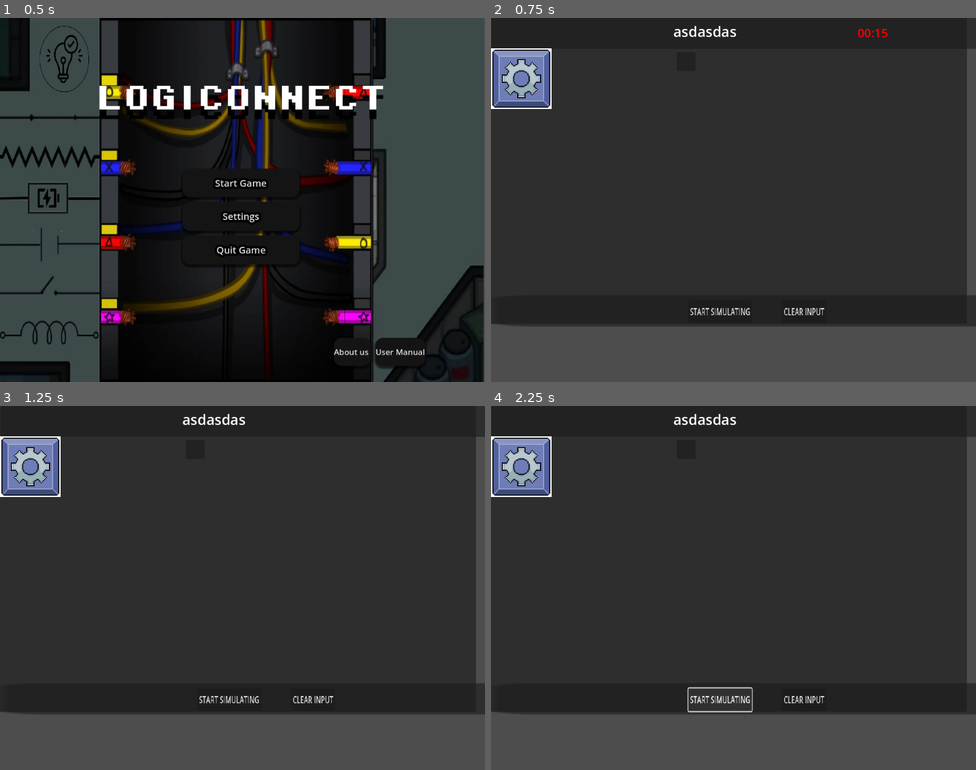
Above: before the commit, frames 1-4 (two rows, left to right).
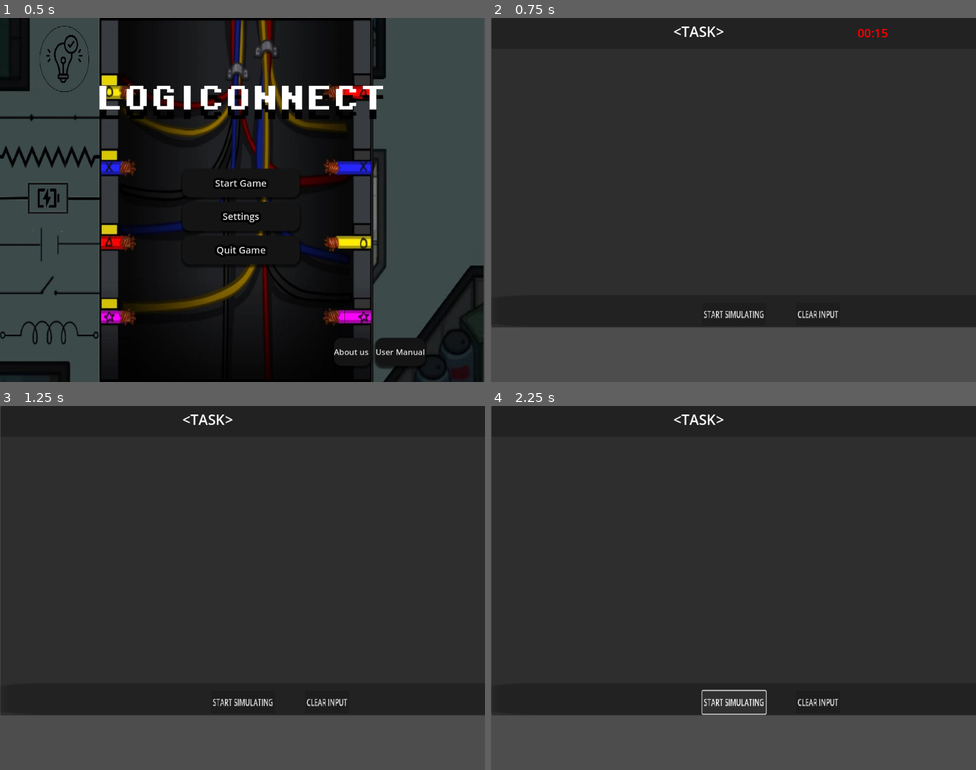
Above: after the commit, the same moments.

Repository: kurtseles090805/SD-PROJECT-GODOT
Game: Godot game, scene res://scenes/Home_Screen.tscn
The game is run twice, just before and just after one commit, with the same random seed, the same clock (stepped at 60 frames per second) and the same inputs.
Inputs:
- Up to frame 1 (0.5 s): no input
- Up to frame 2 (0.75 s): click "Start Game" at 0.5 s
- Up to frame 3 (1.25 s): no input
- Up to frame 4 (2.25 s): click "CLEAR INPUT" at 1.25 s; click "START SIMULATING" at 2 s

Frame 1 is identical in both runs. In frame 2, 4.2% of the frame differs, in the area x 0-100%, y 0-85%; in frame 3, 4.2%; in frame 4, 4.5%.

Commit message:
code
wala to

Diff:
--- a/scenes/UPDATED SCENE GAME.tscn
+++ b/scenes/UPDATED SCENE GAME.tscn
@@ -1,8 +1,6 @@
-[gd_scene load_steps=5 format=3 uid="uid://d0ggc5eile3fx"]
+[gd_scene load_steps=3 format=3 uid="uid://d0ggc5eile3fx"]
 
 [ext_resource type="Script" path="res://UPDATED SCENE GAME.gd" id="1_8yfa2"]
-[ext_resource type="PackedScene" uid="uid://bkrj6e6dse2oh" path="res://scenes/drag comp.tscn" id="2_d44vy"]
-[ext_resource type="Texture2D" uid="uid://dgooji2i4udgd" path="res://assets/sprites/26f1db3f-a7cd-405c-aeb4-c0cc3df7e9bc (1).jpg" id="3_1scrj"]
 
 [sub_resource type="GDScript" id="GDScript_yok0s"]
 script/source = "extends Label
@@ -28,10 +26,8 @@
 
 [node name="PANEL SCREEN" type="Panel" parent="."]
 layout_mode = 0
-offset_left = -145.0
-offset_top = -8.0
-offset_right = 1004.0
-offset_bottom = 645.0
+offset_right = 1149.0
+offset_bottom = 653.0
 
 [node name="TOP BOX" type="Panel" parent="."]
 layout_mode = 0
@@ -45,7 +41,7 @@
 offset_right = 517.0
 offset_bottom = 49.0
 theme_override_font_sizes/font_size = 30
-text = "asdasdas"
+text = "<TASK>"
 
 [node name="TimerBox" type="Label" parent="TOP BOX"]
 layout_mode = 0
@@ -65,7 +61,7 @@
 offset_right = 9.0
 offset_bottom = 11.0
 theme_override_font_sizes/font_size = 25
-text = "TIMER"
+text = "<TIMER>"
 
 [node name="Timer" type="Timer" parent="TOP BOX/TimerBox"]
 wait_time = 15.0
@@ -84,38 +80,17 @@
 anchors_preset = -1
 anchor_right = 0.361
 anchor_bottom = 1.6
-offset_left = 14.0121
-offset_top = 3.65262
-offset_right = 341.933
-offset_bottom = 3.65262
+offset_left = 14.811
+offset_top = 5.88174
+offset_right = 342.371
+offset_bottom = 5.88174
 scale = Vector2(0.0288333, 0.458436)
 theme_override_constants/separation = 75
 
-[node name="START SIMULATION" type="Button" parent="BOTTOM SCREEN/HBoxContainer"]
+[node name="Button" type="Button" parent="BOTTOM SCREEN/HBoxContainer"]
 layout_mode = 2
 text = "START SIMULATING"
 
-[node name="CLEAR INPUT" type="Button" parent="BOTTOM SCREEN/HBoxContainer"]
+[node name="Button2" type="Button" parent="BOTTOM SCREEN/HBoxContainer"]
 layout_mode = 2
 text = "CLEAR INPUT"
-
-[node name="VBoxContainer" type="VBoxContainer" parent="."]
-layout_mode = 0
-offset_top = 64.0
-offset_right = 127.0
-offset_bottom = 584.0
-
-[node name="Node2D" type="Node2D" parent="."]
-
-[node name="TextureRect" parent="Node2D" instance=ExtResource("2_d44vy")]
-offset_left = -1.0
-offset_top = 64.0
-offset_right = 127.0
-offset_bottom = 192.0
-texture = ExtResource("3_1scrj")
-
-[node name="TextureRect2" parent="Node2D" instance=ExtResource("2_d44vy")]
-offset_left = 391.0
-offset_top = 72.0
-offset_right = 431.0
-offset_bottom = 112.0
